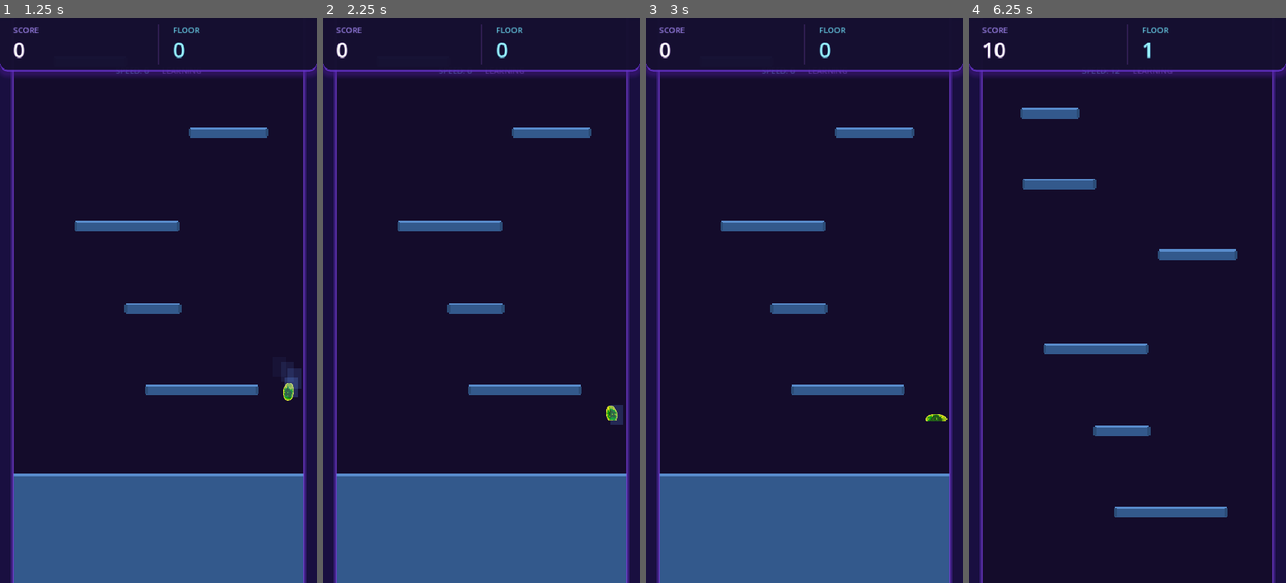
Above: before the commit, frames 1-4 (left to right).
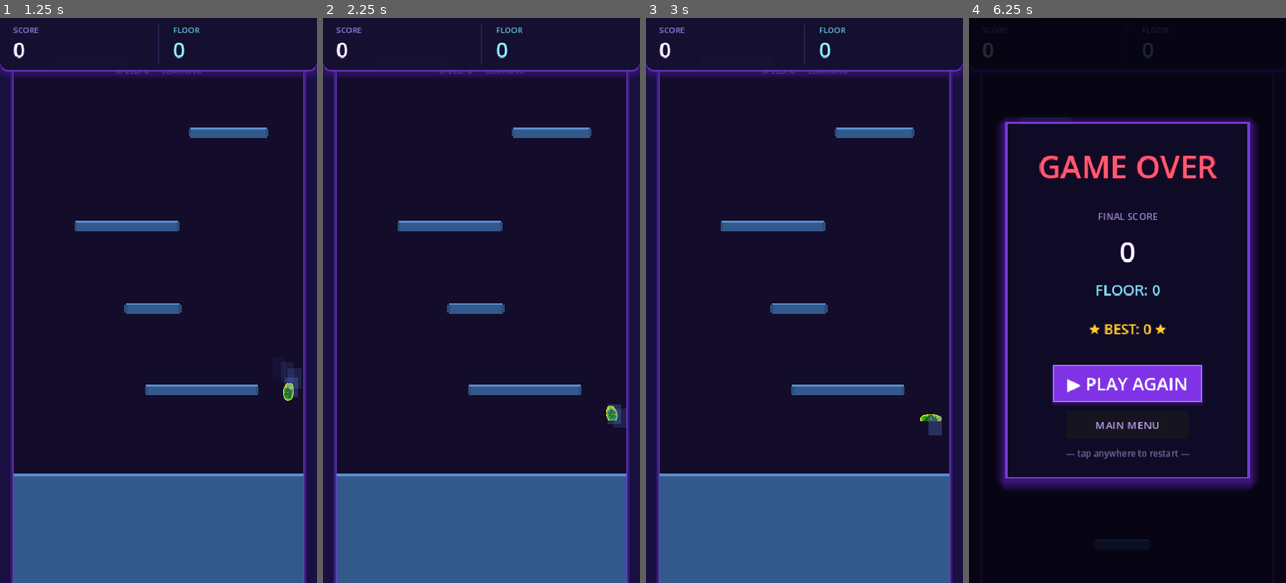
Above: after the commit, the same moments.

Repository: Fishbowl37/PlatfromJP
Game: Godot game, scene res://scenes/Main.tscn
Same seed, same stepped clock (60 frames per second), same inputs: the game is played once before the commit and once after it.
Inputs (mouse positions are in pixels of both pictures, inside the frame that each line leads up to):
- Up to frame 1 (1.25 s): tap Enter at 0.5 s; move the mouse to (228, 272) at 0.52 s; hold D (move_right) from 0.53 s (still down); tap Space (jump) at 0.6, 0.77, 1.07 s; click (228, 272) at 0.67 s
- Up to frame 2 (2.25 s): release D (move_right) at 1.25 s; drag from (418, 328) to (465, 413) at 1.27 s; tap Space (jump) at 2, 2.1 s; move the mouse to (513, 176) at 2.02 s; hold D (move_right) from 2.03 s (still down)
- Up to frame 3 (3 s): release D (move_right) at 2.75 s; drag from (788, 413) to (709, 215) at 2.77 s
- Up to frame 4 (6.25 s): move the mouse to (1222, 385) at 3.52 s; hold A (move_left) 3.53-4.25 s; tap Space (jump) at 3.6, 3.77, 4.07, 5.1 s; drag from (1032, 215) to (1079, 159) at 4.27 s; move the mouse to (1143, 300) at 5.02 s; hold A (move_left) 5.03-5.75 s; click (1143, 300) at 5.17 s; drag from (1079, 159) to (1064, 328) at 5.77 s

Frame 1 is identical in both runs. In frame 2, 0.2% of the frame differs, in the area x 89-96%, y 68-73%; in frame 3, 0.2%; in frame 4, 32%, in the area x 0-100%, y 0-100%.

Commit message:
joystick

Diff:
--- a/scripts/ui/TouchControls.gd
+++ b/scripts/ui/TouchControls.gd
@@ -19,10 +19,9 @@
 	joystick = VirtualJoystick.new()
 	joystick.name = "VirtualJoystick"
 
-	# High sensitivity for quick response
-	joystick.max_drag_distance = 35.0
-	joystick.dead_zone = 4.0
-	joystick.jump_threshold = 0.35
+	# Tuned for smooth, responsive mobile play
+	joystick.horizontal_sensitivity = 0.025  # Very sensitive horizontal
+	joystick.jump_drag_threshold = 20.0      # Easy jump trigger
 
 	add_child(joystick)
 
--- a/scripts/ui/VirtualJoystick.gd
+++ b/scripts/ui/VirtualJoystick.gd
@@ -6,9 +6,8 @@
 signal jump_triggered
 
 @export_group("Sensitivity")
-@export var max_drag_distance: float = 40.0  # Smaller = more sensitive
-@export var dead_zone: float = 5.0           # Very small dead zone
-@export var jump_threshold: float = 0.4      # Easy to trigger jump
+@export var horizontal_sensitivity: float = 0.03  # Lower = more sensitive
+@export var jump_drag_threshold: float = 25.0     # Pixels to drag up for jump
 
 # Internal state
 var touch_index: int = -1
@@ -23,16 +22,10 @@
 	mouse_filter = Control.MOUSE_FILTER_STOP
 	set_process(true)
 
-func _process(delta: float) -> void:
-	if not is_active:
-		# Quick decay for responsive stop
-		if current_output.length() > 0.001:
-			current_output = current_output.lerp(Vector2.ZERO, delta * 20.0)
-			joystick_input.emit(current_output)
-		elif current_output != Vector2.ZERO:
-			current_output = Vector2.ZERO
-			joystick_input.emit(current_output)
-		can_jump = true
+func _process(_delta: float) -> void:
+	if not is_active and current_output != Vector2.ZERO:
+		current_output = Vector2.ZERO
+		joystick_input.emit(current_output)
 
 func _input(event: InputEvent) -> void:
 	if event is InputEventScreenTouch:
@@ -42,7 +35,7 @@
 
 func _handle_touch(touch: InputEventScreenTouch) -> void:
 	if touch.pressed:
-		# Ignore touches in top 12% (UI area)
+		# Ignore top 12% (UI)
 		var viewport_size = get_viewport().get_visible_rect().size
 		if touch.position.y < viewport_size.y * 0.12:
 			return
@@ -58,6 +51,8 @@
 			touch_index = -1
 			is_active = false
 			can_jump = true
+			current_output = Vector2.ZERO
+			joystick_input.emit(current_output)
 			joystick_released.emit()
 
 func _handle_drag(drag: InputEventScreenDrag) -> void:
@@ -65,25 +60,24 @@
 		return
 
 	current_touch_position = drag.position
+	var delta = current_touch_position - touch_start_position
 
-	var delta = current_touch_position - touch_start_position
-	var distance = delta.length()
+	# HORIZONTAL: Independent, based purely on X drag
+	# This allows full horizontal speed regardless of vertical position
+	var horizontal = clamp(delta.x * horizontal_sensitivity, -1.0, 1.0)
 
-	# Very responsive - small movements register quickly
-	if distance < dead_zone:
-		current_output = Vector2.ZERO
-	else:
-		var effective_distance = distance - dead_zone
-		var normalized = min(effective_distance / max_drag_distance, 1.0)
-		# Apply curve for better control at low speeds
-		normalized = normalized * normalized * (3.0 - 2.0 * normalized)  # Smoothstep
-		current_output = delta.normalized() * normalized
+	# Apply subtle curve for fine control
+	horizontal = sign(horizontal) * pow(abs(horizontal), 0.8)
 
-	# Jump detection
-	if current_output.y < -jump_threshold and can_jump:
+	current_output.x = horizontal
+
+	# JUMP: Based on upward drag (negative Y)
+	# Completely independent from horizontal
+	if delta.y < -jump_drag_threshold and can_jump:
 		jump_triggered.emit()
 		can_jump = false
-	elif current_output.y > -jump_threshold * 0.3:
+	elif delta.y > -jump_drag_threshold * 0.5:
+		# Reset jump when finger moves back down
 		can_jump = true
 
 	joystick_input.emit(current_output)
